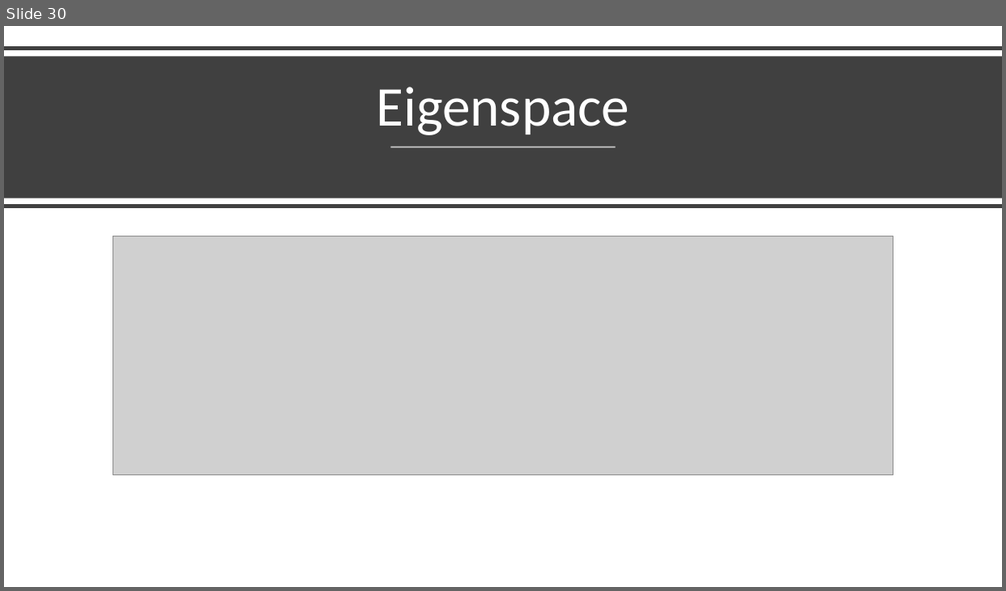
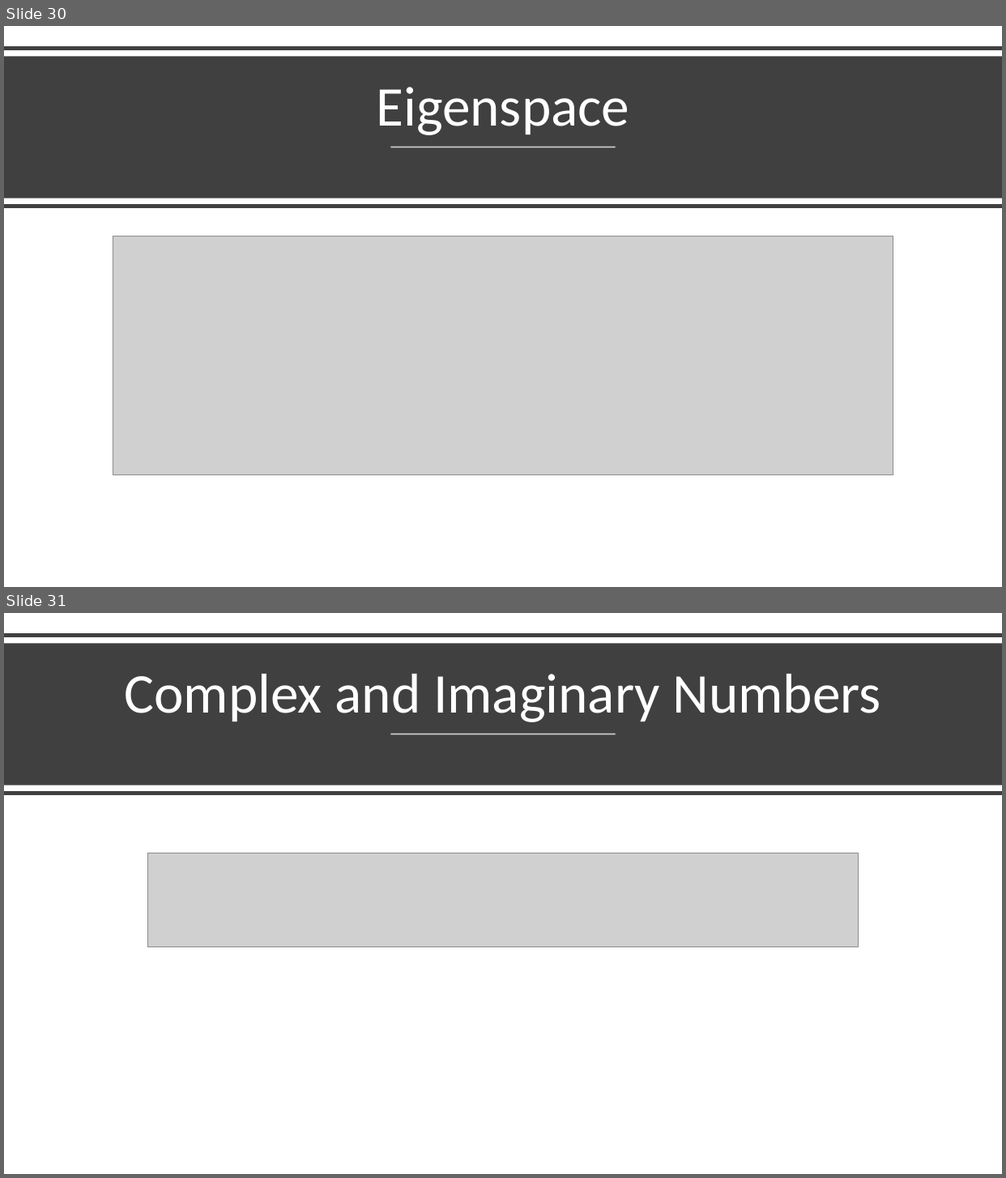
Before and after one commit to Jeffchen54/Linear-Definitions-and-Theorems, a slide deck: Unit 3-4 Definitions.pptx. Shown one above the other, each under a label of ours: slide 30 before the commit, slides 30 and 31 after it. The pictures are 1006x591 and 1006x1178 pixels, drawn with LibreOffice and Linux fonts; fonts in the diff are those of the drawing; grey boxes stand for pictures. Boxes give left, top, right and bottom in pixels: in the first picture for what was removed or moved away, otherwise in the second. Text is boxed around its words. In the diff, an @@ line names an element or a change of style, - is before the commit and + after.

```diff
--- a/Unit 3-4 Definitions.pptx
+++ b/Unit 3-4 Definitions.pptx
@@ slide 31 added at box(4, 613, 1002, 1174), background #FFFFFF @@
@@ line added from (4, 636) to (1002, 636), #404040 4 pt @@
@@ rectangle added at box(4, 643, 1002, 786), fill #404040 @@
@@ title added at box(124, 674, 880, 722), 54 pt, text #FFFFFF @@
+Complex and Imaginary Numbers
@@ line added from (391, 735) to (616, 735), #FFFFFF 1.5 pt @@
@@ line added from (4, 794) to (1002, 794), #404040 4 pt @@
@@ picture added at box(147, 854, 859, 947) @@
```
Also in this commit, not shown: 2 other slides added, 1 other file.
